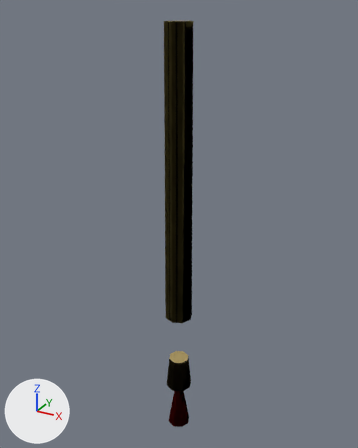
What one commit did to the glTF model assets/props/cinnabar_pen.glb.
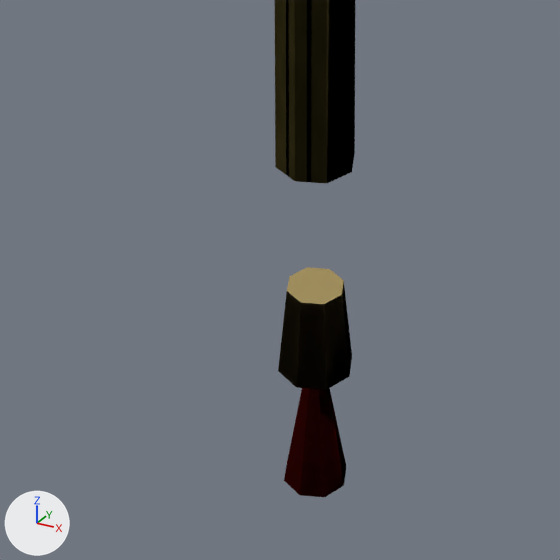
The first picture shows the older version from a camera (50 mm lens) standing at (0.118, -0.215, 0.246) and looking at (-0.003, 0.006, 0.136). The close-ups show the older and then the newer version on the part from 21% to 73% of the width and 59% to 100% of the height of that picture. Only the edits that show in the close-ups are written down. Arrows for +X, +Y and +Z are at lower left; the lights stay in place. Where no turn or scale is listed for an object, it has been applied to the vertices.

In view in the first close-up: 'Ferrule', 'Handle', 'Tip'.
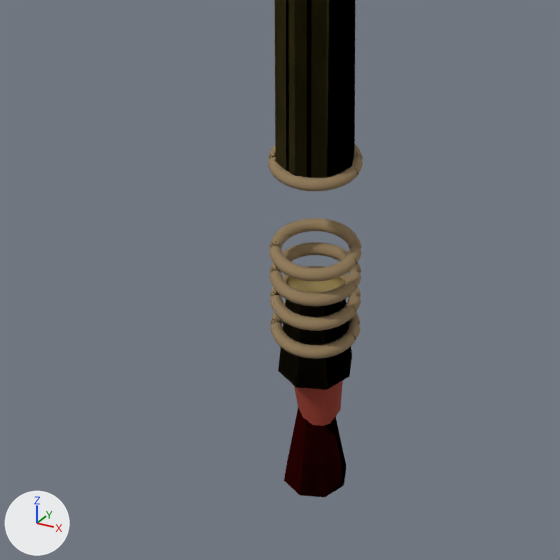
Pixel boxes (x1, y1, x2, y2) of what changed, in the close-ups (560 x 560 px):
'Art_FadedThread', added (brown): after (268, 144, 363, 359)
'Art_CinnabarBinding', added (red): after (294, 381, 343, 426)

The change, as a diff of the scene's bpy script:
```diff
--- a/assets/props/cinnabar_pen.glb.py
+++ b/assets/props/cinnabar_pen.glb.py
@@ mat_cinnabarbinding @@
+mat_cinnabarbinding = principled_material('CinnabarBinding')
+mat_cinnabarbinding.base_color = (0.27, 0.033, 0.017)  # red #8e3323
+mat_cinnabarbinding.roughness = 0.91
@@ mat_fadedthread @@
+mat_fadedthread = principled_material('FadedThread')
+mat_fadedthread.base_color = (0.29, 0.2, 0.1)  # brown #937c59
+mat_fadedthread.roughness = 0.89
@@ me_art_cinnabarbinding @@
+me_art_cinnabarbinding.from_pydata(...)  # 36 vertices, 44 faces; spans x -0.0065..0.0062, y -0.0064..0.0064, z 0.0109..0.0393
+me_art_cinnabarbinding.materials.append(mat_cinnabarbinding)  # red #8e3323
@@ me_art_fadedthread @@
+me_art_fadedthread.from_pydata(...)  # 1596 vertices, 3072 faces; spans x -0.009..0.009, y -0.009..0.009, z 0.039..0.215
+me_art_fadedthread.materials.append(mat_fadedthread)  # brown #937c59
@@ ob_art_cinnabarbinding @@
+ob_art_cinnabarbinding = bpy.data.objects.new('Art_CinnabarBinding', me_art_cinnabarbinding)
+ob_art_cinnabarbinding.location = (0.0, 0.0, 0.0)
@@ ob_art_fadedthread @@
+ob_art_fadedthread = bpy.data.objects.new('Art_FadedThread', me_art_fadedthread)
+ob_art_fadedthread.location = (0.0, 0.0, 0.0)
```
